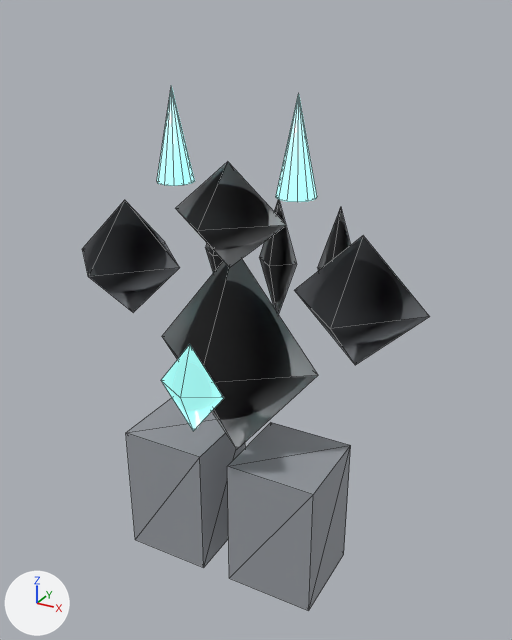
The glTF model public/assets/3d/bosses/ice-giant.glb, before and after one commit.
Before and after are seen from a 50 mm lens placed at (1.8, -3.04, 3.11), pointed at (0.08, 0.08, 1.55). Every picture has the same lights, and +X, +Y and +Z are marked at lower left. The picture after the commit comes second. Mesh edges are drawn as thin lines.

Names of what the first picture shows: 'backShard1', 'backShard2', 'core', 'head', 'horn-1', 'horn1', 'leftLeg', 'rightLeg', 'shoulder-1', 'shoulder1', 'torso' and 1 more.
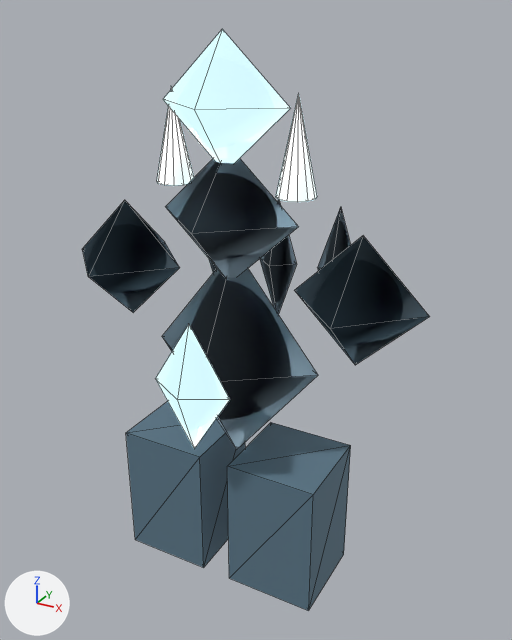
Diff of the bpy script that builds the scene:
```diff
--- a/public/assets/3d/bosses/ice-giant.glb.py
+++ b/public/assets/3d/bosses/ice-giant.glb.py
@@ mat_obsidian @@
 mat_obsidian = principled_material('Obsidian')
-mat_obsidian.base_color = (0.337, 0.357, 0.388)  # grey #9da1a7
+mat_obsidian.base_color = (0.118, 0.204, 0.271)  # blue #607d8e
 mat_obsidian.metallic = 0.18
@@ mat_arcaneemissive @@
 mat_arcaneemissive = principled_material('ArcaneEmissive')
-mat_arcaneemissive.base_color = (0.333, 0.835, 0.8)  # cyan #9cece7
+mat_arcaneemissive.base_color = (0.663, 0.937, 1.0)  # cyan #d5f8ff
 mat_arcaneemissive.metallic = 0.18
 mat_arcaneemissive.roughness = 0.28
-mat_arcaneemissive.emission_color = (0.333, 0.835, 0.8)  # cyan #9cece7
+mat_arcaneemissive.emission_color = (0.663, 0.937, 1.0)  # cyan #d5f8ff
 mat_arcaneemissive.emission_strength = 1.0
@@ ob_head @@
 ob_head.location = (0.0, -0.05, 2.15)
-ob_head.scale = (0.65, 0.58, 0.55)
+ob_head.scale = (0.78, 0.68, 0.72)
@@ ob_core @@
 ob_core.location = (0.0, -0.44, 1.35)
-ob_core.scale = (0.38, 0.2, 0.5)
+ob_core.scale = (0.45, 0.25, 0.72)
@@ ob_icecrown @@
+ob_icecrown = bpy.data.objects.new('IceCrown', me_octa_2)
+ob_icecrown.parent = ob_modelroot
+ob_icecrown.location = (0.0, -0.08, 2.7)
+ob_icecrown.scale = (0.7, 0.5, 0.65)
```

Changed parts and their boxes [x1, y1, x2, y2] in the pictures (512 x 640 px):
'rightLeg', recoloured (grey to blue): [227, 422, 351, 611] in both
'leftLeg', recoloured (grey to blue): [126, 401, 245, 568] in both
'IceCrown', added: after [163, 29, 290, 163]
'head', rescaled: before [176, 162, 286, 267]; after [166, 159, 298, 278]
'shoulder1', recoloured: [294, 236, 430, 365] in both
'shoulder-1', recoloured: [82, 201, 180, 312] in both
'core', recoloured, rescaled (19% wider, 44% taller): before [161, 345, 224, 431]; after [155, 324, 230, 448]
'horn1', recoloured: [276, 94, 317, 202] in both
'horn-1', recoloured: [157, 85, 194, 186] in both
